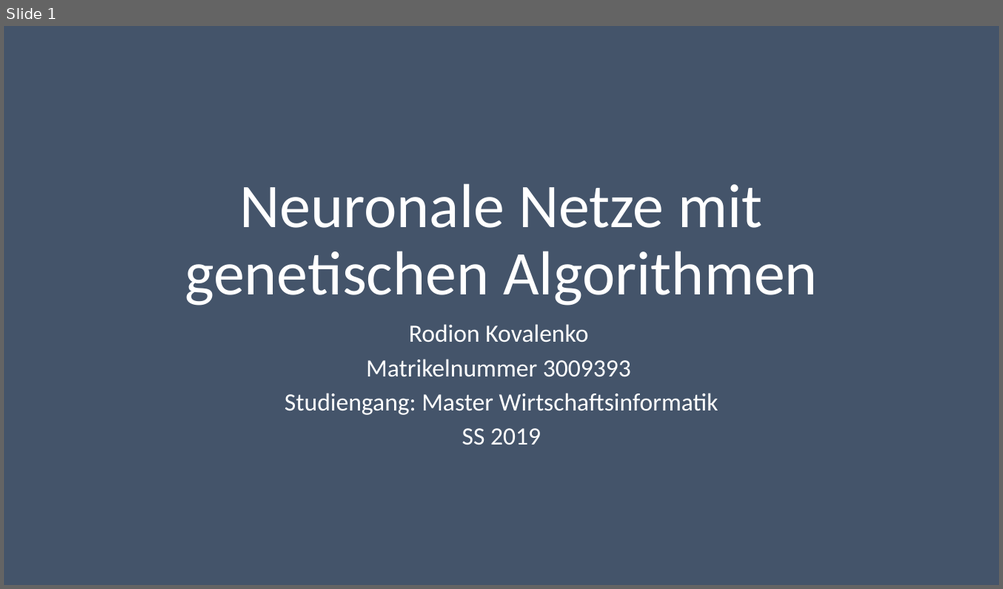
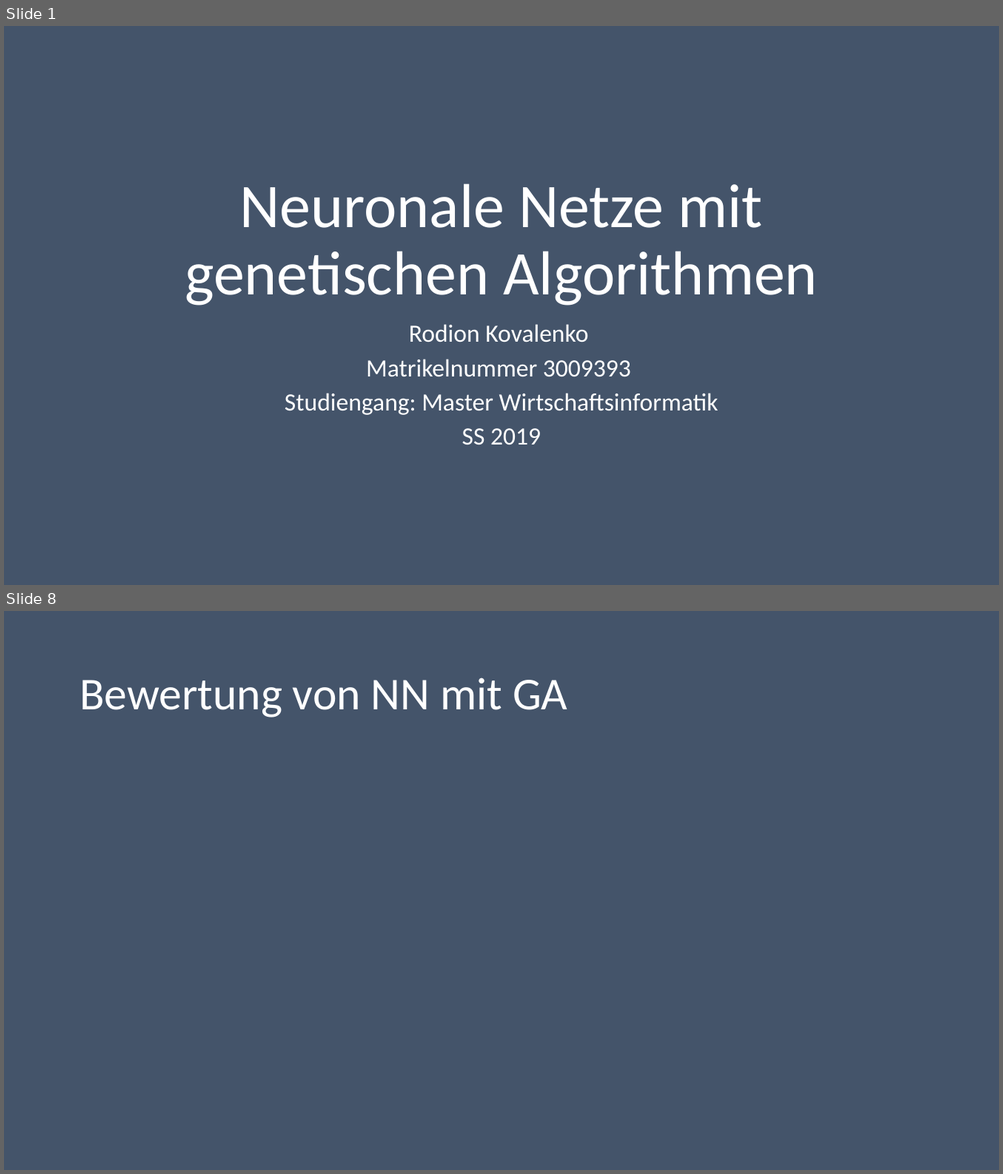
Before and after one commit to RodionKovalenko/gaFXGradle, a slide deck: gaFXGradle/AbgabeKovalenko/PrasentationKovalenko.pptx. Shown one above the other, each under a label of ours: slide 1 before the commit, slides 1 and 8 after it; the slides between them are not shown. The pictures are 1003x589 and 1003x1174 pixels, drawn with LibreOffice and Linux fonts; fonts in the diff are those of the drawing. Boxes give left, top, right and bottom in pixels: in the first picture for what was removed or moved away, otherwise in the second. Text is boxed around its words. In the diff, an @@ line names an element or a change of style, - is before the commit and + after.

```diff
--- a/gaFXGradle/AbgabeKovalenko/PrasentationKovalenko.pptx
+++ b/gaFXGradle/AbgabeKovalenko/PrasentationKovalenko.pptx
@@ slide 8 added at bbox=[4, 611, 999, 1170], background #44546A @@
@@ title added at bbox=[79, 678, 567, 718], 44 pt, text #FFFFFF @@
+Bewertung von NN mit GA
```
Also in this commit, not shown: 3 slides changed, 3 other slides added, 1 slide removed, 31 other files.
